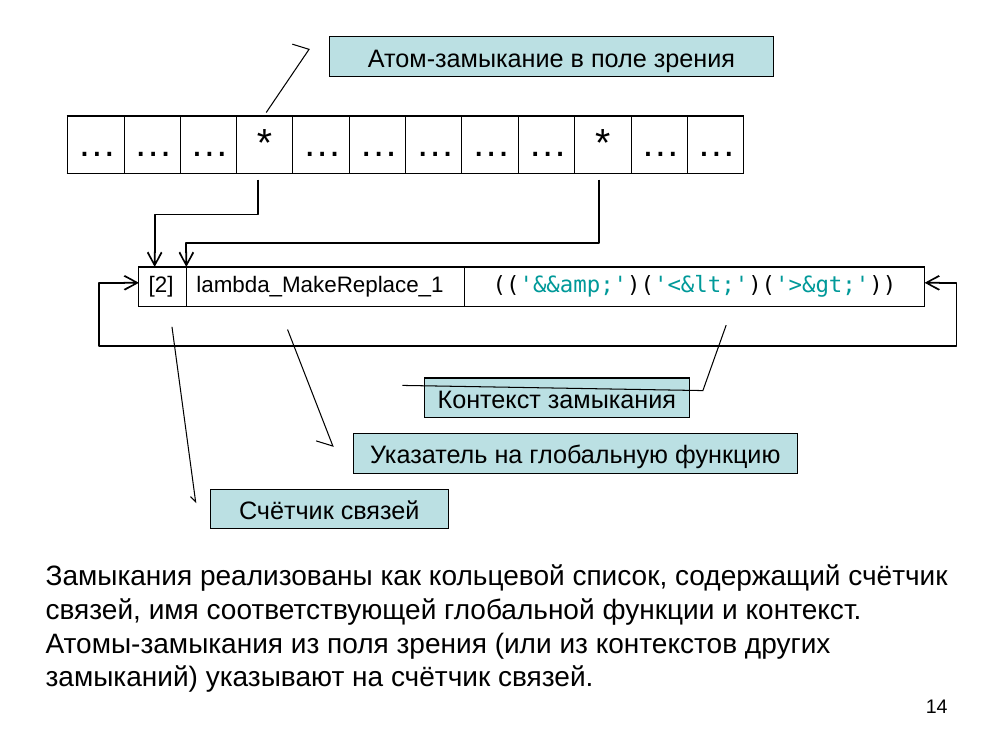
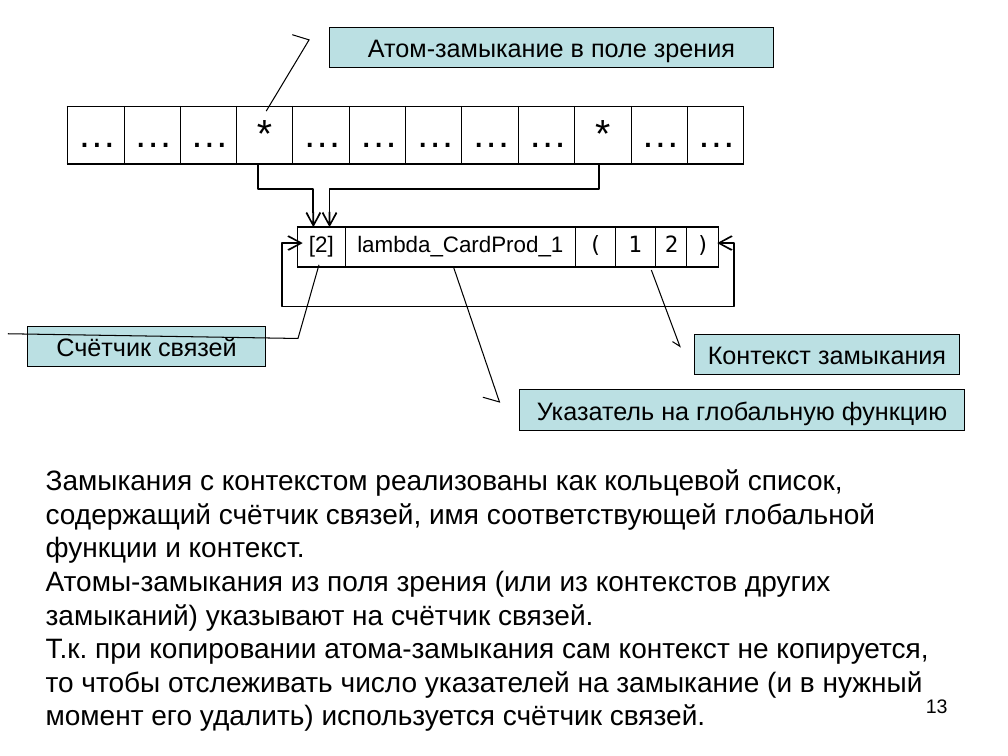
Before and after one commit to bmstu-iu9/refal-5-lambda, a slide deck: slide 13 of doc/Компилятор Простого Рефала.ppt (slide 14 before the commit). Drawn at 1008x756 pixels with LibreOffice and Linux fonts; fonts in the diff are those of the drawing. Boxes give left, top, right and bottom in pixels: in the first picture for what was removed or moved away, otherwise in the second. Text is boxed around its words. In the diff, an @@ line names an element or a change of style, - is before the commit and + after.

```diff
--- a/doc/Компилятор Простого Рефала.ppt
+++ b/doc/Компилятор Простого Рефала.ppt
@@ border callout "Атом-замыкание в поле зрения": place and size @@
-border callout "Атом-замыкание в поле зрения" at (330, 36, 774, 76)
+border callout "Атом-замыкание в поле зрения" at (330, 27, 774, 67)
@@ table: place and size @@
-table at (68, 116, 745, 173)
+table at (68, 107, 745, 164)
@@ freeform shape: place and size @@
-freeform shape at (154, 179, 257, 267)
+freeform shape at (258, 163, 313, 227)
@@ freeform shape: place and size @@
-freeform shape at (186, 179, 600, 267)
+freeform shape at (330, 163, 600, 227)
@@ table at (297, 227, 717, 266) @@
-column 2: lambda_MakeReplace_1
-column 3: (('&&amp;')('<&lt;')('>&gt;'))
+column 2: lambda_CardProd_1
+column 3: (
+column 4: 1
+column 5: 2
+column 6: )
@@ table: place and size @@
-table at (139, 267, 925, 306)
+table at (297, 227, 717, 266)
@@ freeform shape: place and size @@
-freeform shape at (99, 283, 957, 347)
+freeform shape at (282, 243, 735, 306)
@@ border callout "Счётчик связей": place and size @@
-border callout "Счётчик связей" at (211, 489, 449, 528)
+border callout "Счётчик связей" at (27, 327, 265, 367)
@@ proportions changed in 4 elements at (330, 27, 774, 67), (520, 390, 965, 430), (27, 327, 265, 367), (695, 334, 960, 374) @@
@@ border callout "Контекст замыкания": place and size @@
-border callout "Контекст замыкания" at (424, 378, 689, 417)
+border callout "Контекст замыкания" at (695, 334, 960, 374)
@@ border callout "Указатель на глобальную функцию": place and size @@
-border callout "Указатель на глобальную функцию" at (353, 433, 797, 473)
+border callout "Указатель на глобальную функцию" at (520, 390, 965, 430)
@@ text at (46, 469, 928, 731): text changed @@
-Замыкания реализованы как кольцевой список, содержащий счётчик связей, имя соответствующей глобальной функции и контекст. Атомы-замыкания из поля зрения (или из контекстов других замыканий) указывают на счётчик связей.
+Замыкания с контекстом реализованы как кольцевой список, содержащий счётчик связей, имя соответствующей глобальной функции и контекст.
+Атомы-замыкания из поля зрения (или из контекстов других замыканий) указывают на счётчик связей.
+Т.к. при копировании атома-замыкания сам контекст не копируется, то чтобы отслеживать число указателей на замыкание (и в нужный момент его удалить) используется счётчик связей.
@@ page number at (926, 699, 948, 714): text changed @@
-14
+13
```
Also in this commit, not shown: 9 other slides changed, 3 slides added, 5 slides removed, 4 other files.
